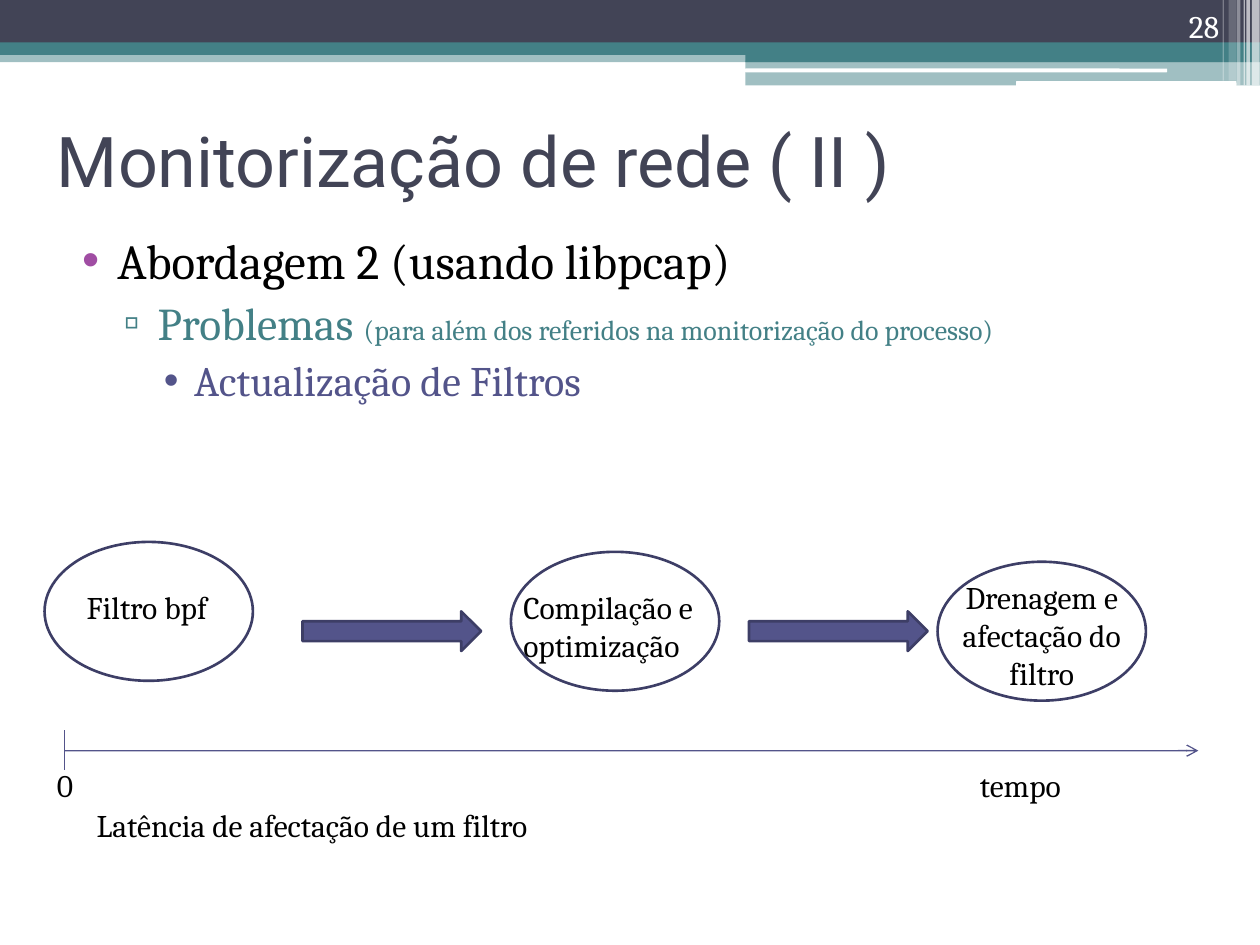
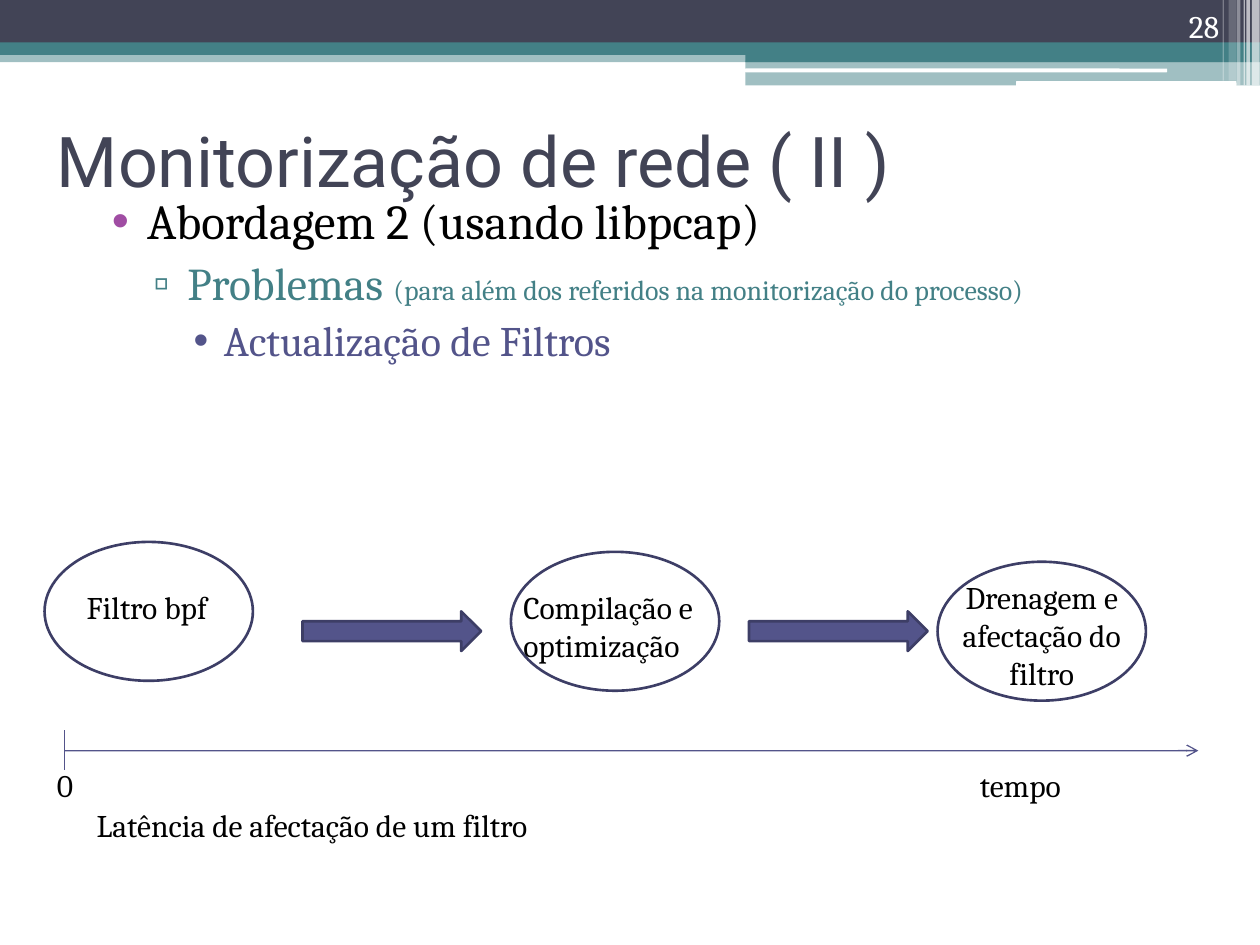
Before and after one commit to nunogmartins/cap_dissertation, a slide deck: slide 28 of doc/apresentacao_dissertacao.pptx. Drawn at 1260x945 pixels with LibreOffice and Linux fonts; fonts in the diff are those of the drawing. Boxes give left, top, right and bottom in pixels: in the first picture for what was removed or moved away, otherwise in the second. Text is boxed around its words. In the diff, an @@ line names an element or a change of style, - is before the commit and + after.

```diff
--- a/doc/apresentacao_dissertacao.pptx
+++ b/doc/apresentacao_dissertacao.pptx
@@ text "Abordagem 2 (usando libpcap)" rewrapped from (117,244,994,405) to (147,194,1023,365) @@
```
Also in this commit, not shown: 7 other slides changed, 1 slide added, 1 slide removed.
